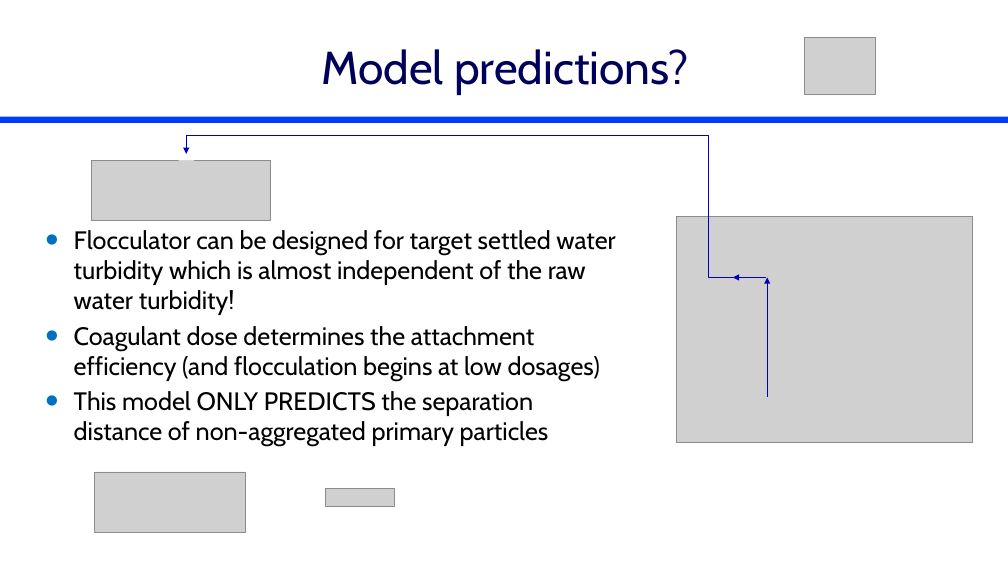
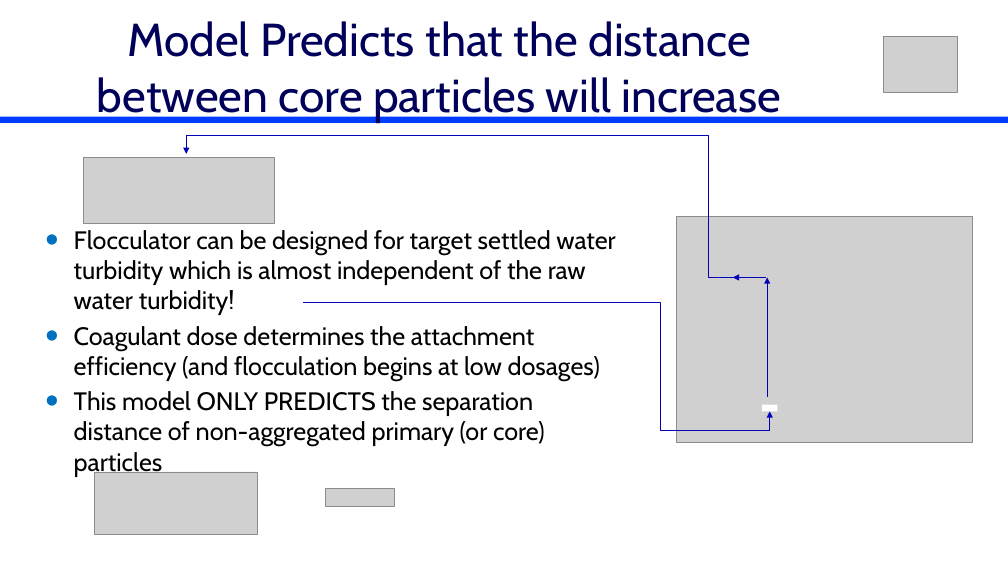
Before and after one commit to monroews/CEE4520Lectures, a slide deck: slide 25 of Flocculation Model.pptx (slide 26 before the commit). Drawn at 1008x567 pixels with LibreOffice and Linux fonts; fonts in the diff are those of the drawing; grey boxes stand for pictures. Boxes give left, top, right and bottom in pixels: in the first picture for what was removed or moved away, otherwise in the second. Text is boxed around its words. In the diff, an @@ line names an element or a change of style, - is before the commit and + after.

```diff
--- a/Flocculation Model.pptx
+++ b/Flocculation Model.pptx
@@ title at (97,21,780,123): text changed @@
-Model predictions?
+Model Predicts that the distance between core particles will increase
@@ picture removed at (805,38,876,95) @@
@@ picture added at (884,36,958,92) @@
@@ picture: place and size @@
-picture at (91,161,271,221)
+picture at (83,157,274,223)
@@ elbow arrow added from (303, 302) to (770, 411), #0300BA 0.75 pt @@
@@ text at (74,391,545,477): text changed @@
-• This model ONLY PREDICTS the separation distance of non-aggregated primary particles
+• This model ONLY PREDICTS the separation distance of non-aggregated primary (or core) particles
@@ rectangle added at (762,405,777,411), fill #FFFFFF @@
@@ picture: place and size @@
-picture at (94,472,246,532)
+picture at (94,472,256,534)
```
Also in this commit, not shown: 19 other slides changed, 11 slides added, 7 slides removed.
